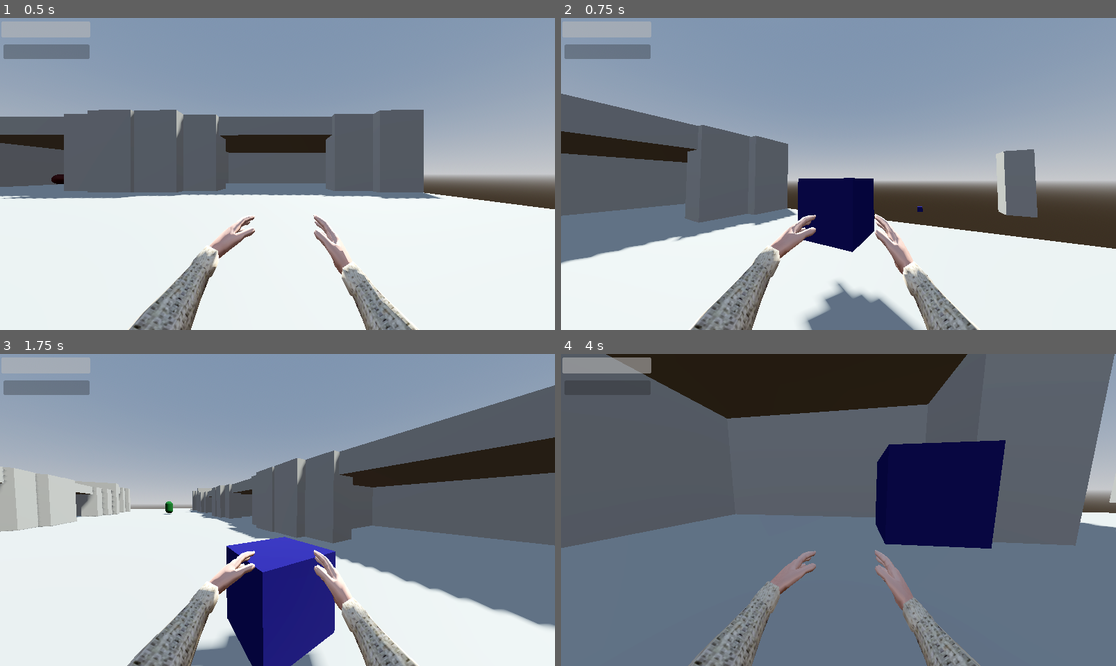
Above: before the commit, frames 1-4 (two rows, left to right).
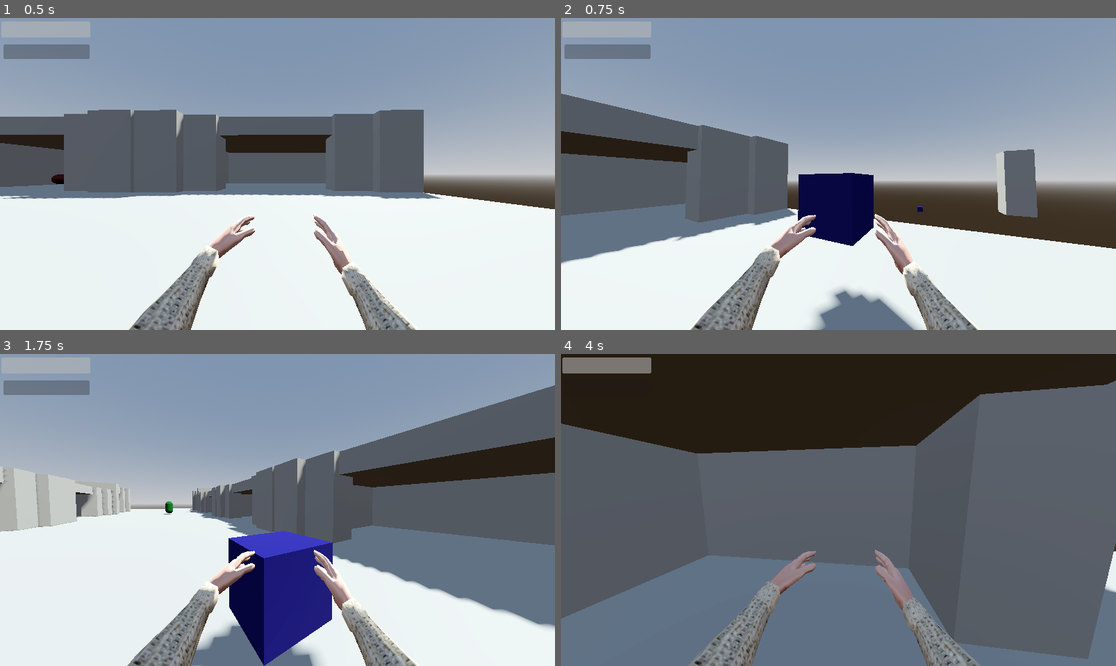
Above: after the commit, the same moments.

Repository: lungcollapser/record
Game: Godot game, scene res://scenes/world.tscn
Same seed, same stepped clock (60 frames per second), same inputs: the game is played once before the commit and once after it.
Inputs (mouse positions are in pixels of both pictures, inside the frame that each line leads up to):
- Up to frame 1 (0.5 s): no input
- Up to frame 2 (0.75 s): tap Enter (ui_accept) at 0.5 s; move the mouse to (866, 174) at 0.52 s; hold W (forward) from 0.53 s (still down); tap T (dropreceptacle) at 0.6 s
- Up to frame 3 (1.75 s): keep holding W (forward); tap Enter (ui_accept) at 0.77, 1.52 s; tap R (stow) at 0.8, 1.35 s; move the mouse to (249, 510) at 1.27 s; tap T (dropreceptacle) at 1.55 s
- Up to frame 4 (4 s): keep holding W (forward); move the mouse to (849, 503) at 2.02 s; press the mouse at (849, 503) at 2.03 s; tap R (stow) at 2.3, 3.8 s; move the mouse to (832, 516) at 2.77 s; release the mouse at (832, 516) at 2.78 s; tap Ctrl (crouch) at 2.85 s; tap Enter (ui_accept) at 3.02, 3.77 s; tap T (dropreceptacle) at 3.05, 3.6 s; move the mouse to (877, 513) at 3.52 s

Frame 1 is identical in both runs. In frame 2, 0.8% of the frame differs, in the area x 42-57%, y 49-100%; in frame 3, 2.3%; in frame 4, 44%, in the area x 0-100%, y 0-98%.

Commit message:
mmmmfixes

Diff:
--- a/scenes/world.tscn
+++ b/scenes/world.tscn
@@ -40,8 +40,6 @@
 [node name="Enemy" parent="." instance=ExtResource("5_nv0q6")]
 transform = Transform3D(1, 0, 0, 0, 1, 0, 0, 0, 1, -62.7989, 0.654708, -1.2927)
 
-[node name="HumanReceptacle" parent="." instance=ExtResource("4_rtglp")]
-
 [node name="Player" parent="." instance=ExtResource("2_2w5k3")]
 transform = Transform3D(1, 0, 0, 0, 1, 0, 0, 0, 1, -32.2594, 1.96219, 1.10493)
 
@@ -318,3 +316,7 @@
 transform = Transform3D(1, 0, 0, 0, 1, 0, 0, 0, 1, -22.7356, 2.43941, 4.92977)
 use_collision = true
 size = Vector3(1, 3, 1)
+
+[node name="HumanReceptacle" type="Node3D" parent="."]
+
+[node name="HumanReceptacle" parent="HumanReceptacle" instance=ExtResource("4_rtglp")]
--- a/scripts/human_recepticle.gd
+++ b/scripts/human_recepticle.gd
@@ -18,17 +18,18 @@
 
 func _physics_process(_delta: float) -> void:
 	var receptacle_collider = player_pick_up.get_collider()
+	var human_receptacle_instance = human_receptacle.instantiate()
 	if Input.is_action_just_pressed("dropreceptacle") and receptacle_amount == 1:
-		var human_receptacle_instance = human_receptacle.instantiate()
 		receptacle_amount -= 1
 		get_parent().add_child(human_receptacle_instance)
 		human_receptacle_instance.global_position = player_hold.global_position
+		print(receptacle_amount)
 
 
 	if Input.is_action_just_pressed("stow") and receptacle_collider != null and receptacle_collider.is_in_group("stow"):
 		receptacle_amount += 1
+		visible = false
 		collision.disabled = true
-		visible = false
 	if Input.is_action_just_pressed("dropreceptacle"):
-		collision.disabled = true
+		collision.disabled = false
 		visible = true
